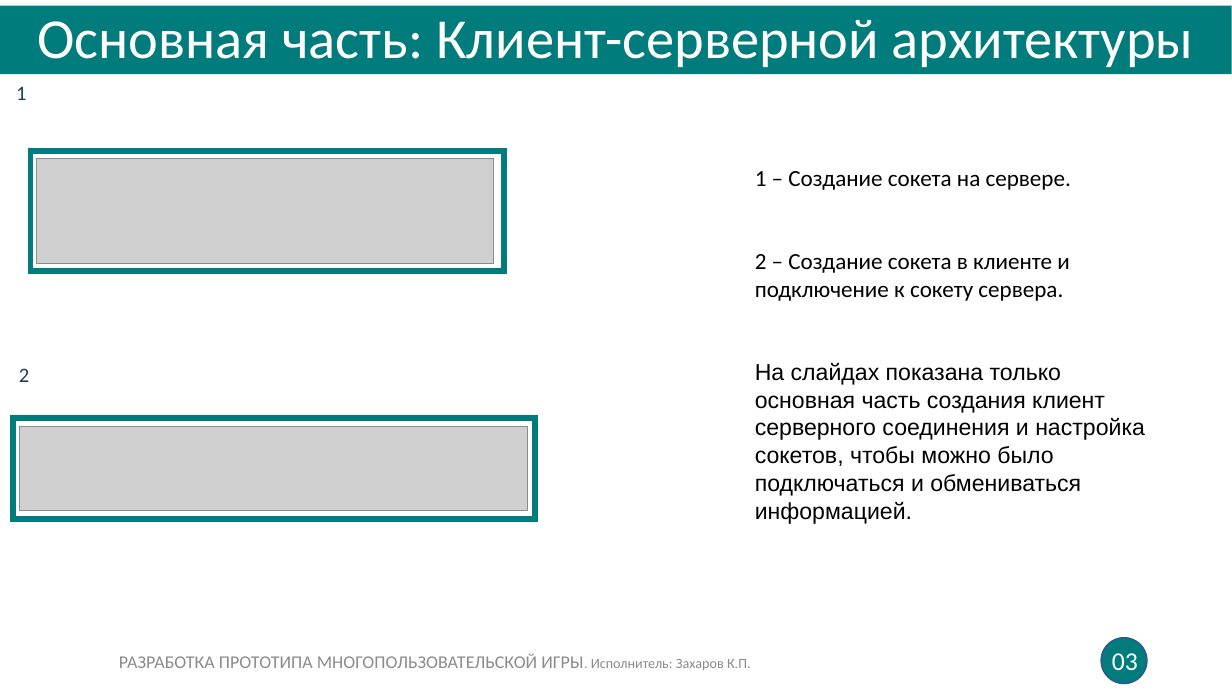
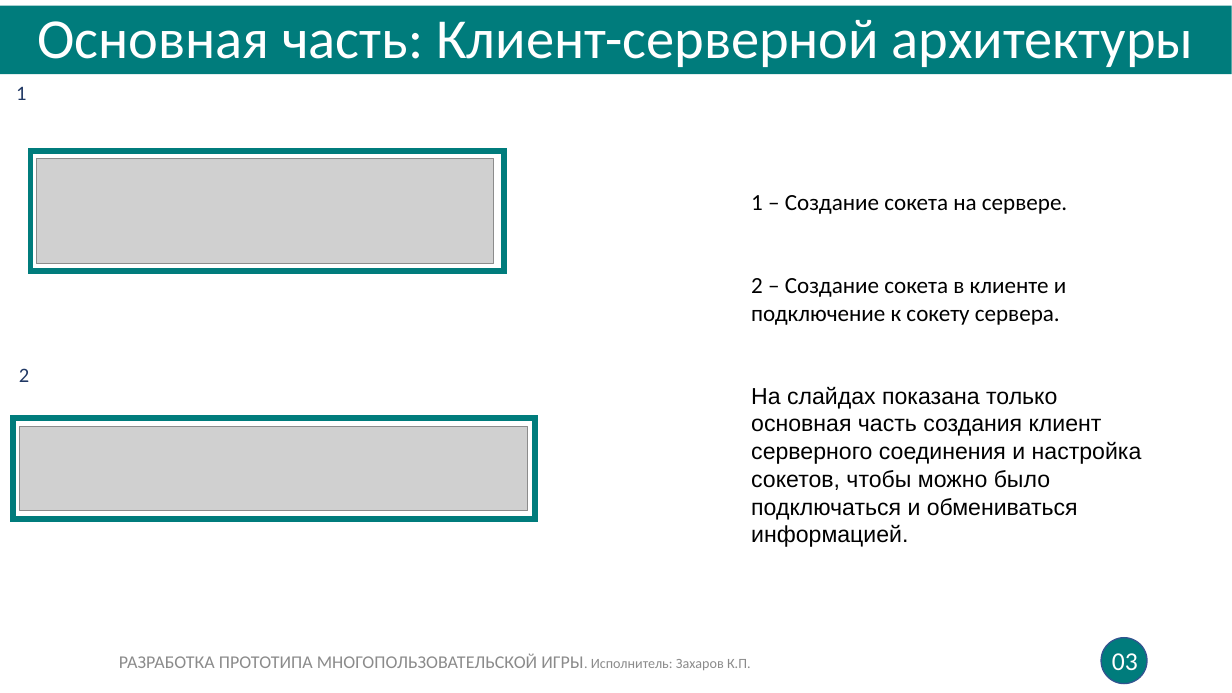
Before and after one commit to FunCthulhu/BacrterIO, a slide deck: slide 3 of BacterIO presentation.pptx. Drawn at 1232x693 pixels with LibreOffice and Linux fonts; fonts in the diff are those of the drawing; grey boxes stand for pictures. Boxes give left, top, right and bottom in pixels: in the first picture for what was removed or moved away, otherwise in the second. Text is boxed around its words. In the diff, an @@ line names an element or a change of style, - is before the commit and + after.

```diff
--- a/BacterIO presentation.pptx
+++ b/BacterIO presentation.pptx
@@ text "1 – Создание сокета на ...": place and size @@
-text "1 – Создание сокета на ..." at <box>755,171,1145,524</box>
+text "1 – Создание сокета на ..." at <box>751,195,1142,547</box>
```
Also in this commit, not shown: 2 other slides changed.
